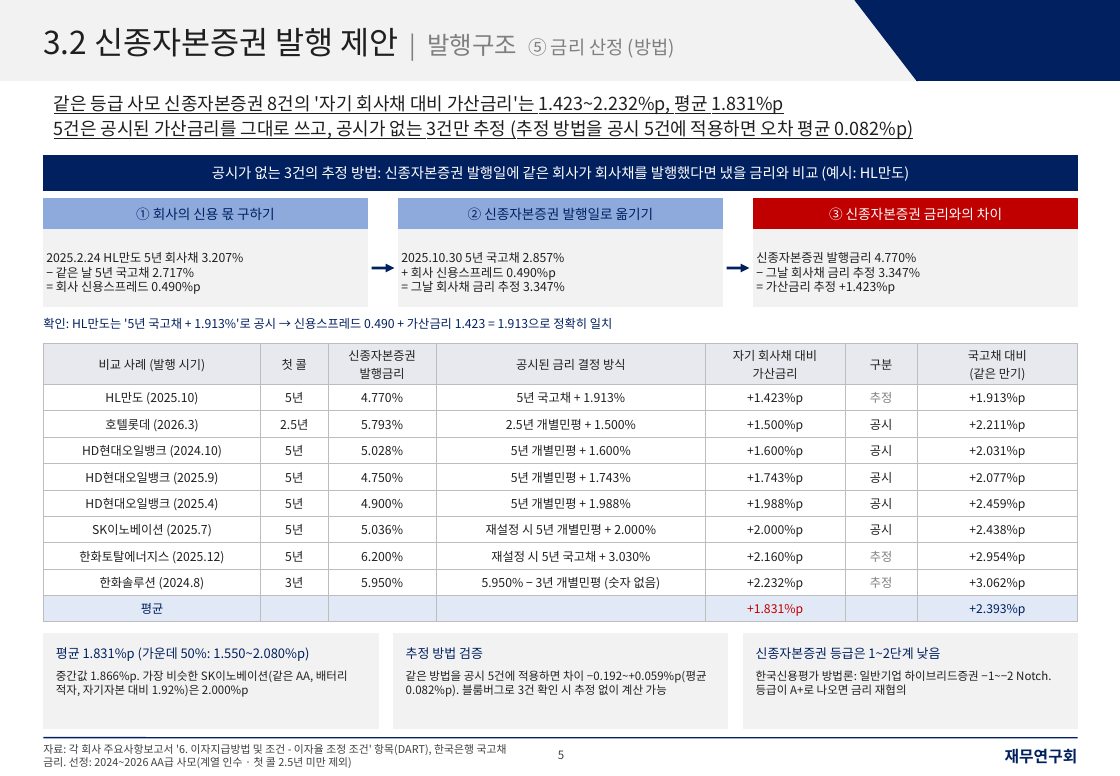
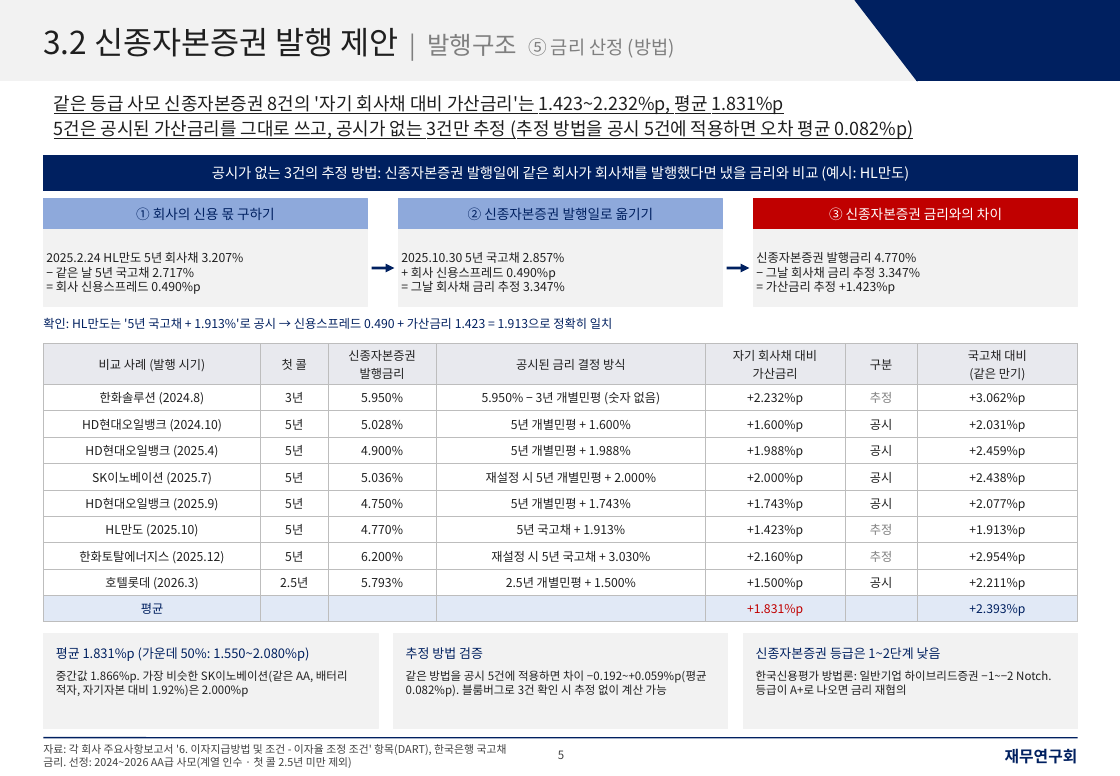
Before and after one commit to shy065542-rgb/SSHHYY, a slide deck: slide 5 of LGES_신종_발행구조_재무연구회양식.pptx. Drawn at 1120x776 pixels with LibreOffice and Linux fonts; fonts in the diff are those of the drawing. Boxes give left, top, right and bottom in pixels: in the first picture for what was removed or moved away, otherwise in the second. Text is boxed around its words. In the diff, an @@ line names an element or a change of style, - is before the commit and + after.

```diff
--- a/LGES_신종_발행구조_재무연구회양식.pptx
+++ b/LGES_신종_발행구조_재무연구회양식.pptx
@@ table at (43,343,1078,620) @@
-row 2: HL만도 (2025.10) | 5년 | 4.770% | 5년 국고채 + 1.913% | +1.423%p | 추정 | +1.913%p
-row 3: 호텔롯데 (2026.3) | 2.5년 | 5.793% | 2.5년 개별민평 + 1.500% | +1.500%p | 공시 | +2.211%p
+row 2: 한화솔루션 (2024.8) | 3년 | 5.950% | 5.950% − 3년 개별민평 (숫자 없음) | +2.232%p | 추정 | +3.062%p
-row 5: HD현대오일뱅크 (2025.9) | 5년 | 4.750% | 5년 개별민평 + 1.743% | +1.743%p | 공시 | +2.077%p
+row 6: HD현대오일뱅크 (2025.9) | 5년 | 4.750% | 5년 개별민평 + 1.743% | +1.743%p | 공시 | +2.077%p
+row 7: HL만도 (2025.10) | 5년 | 4.770% | 5년 국고채 + 1.913% | +1.423%p | 추정 | +1.913%p
-row 9: 한화솔루션 (2024.8) | 3년 | 5.950% | 5.950% − 3년 개별민평 (숫자 없음) | +2.232%p | 추정 | +3.062%p
+row 9: 호텔롯데 (2026.3) | 2.5년 | 5.793% | 2.5년 개별민평 + 1.500% | +1.500%p | 공시 | +2.211%p
```
Also in this commit, not shown: 1 other file.
